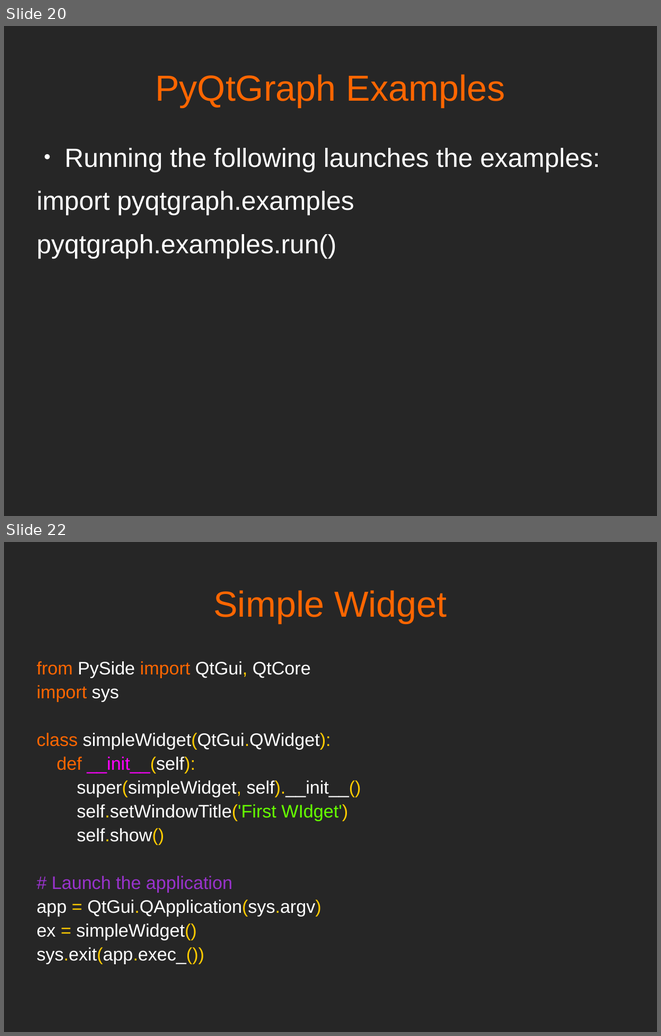
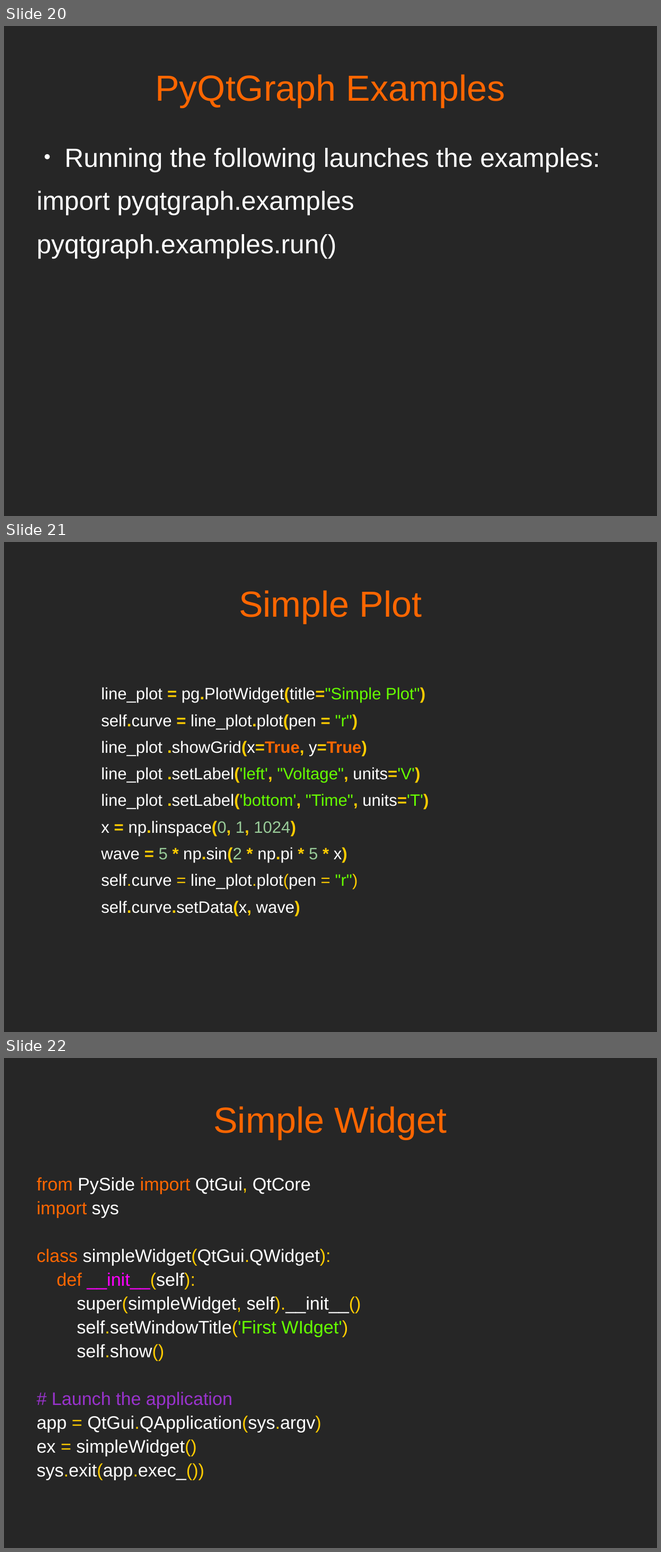
Before and after one commit to mfarhan12/qt-presentation, a slide deck: OPAG QT Presentation.odp. Shown one above the other, each under a label of ours: slides 20 and 22 before the commit, slides 20, 21 and 22 after it; the slides between them are not shown. The pictures are 661x1036 and 661x1552 pixels, drawn with LibreOffice and Linux fonts; fonts in the diff are those of the drawing. Boxes give left, top, right and bottom in pixels: in the first picture for what was removed or moved away, otherwise in the second. Text is boxed around its words. In the diff, an @@ line names an element or a change of style, - is before the commit and + after.

Commit message:
modified simple plot example

```diff
--- a/OPAG QT Presentation.odp
+++ b/OPAG QT Presentation.odp
@@ slide 21 added at (4,542,657,1032), background #262626 @@
@@ text added at (239,590,422,623), 44 pt, text #FF6600 @@
+Simple Plot
@@ text added at (101,687,429,916), 20 pt, text #FFFFFF @@
+line_plot = pg.PlotWidget(title="Simple Plot")
+self.curve = line_plot.plot(pen = "r")
+line_plot .showGrid(x=True, y=True)
+line_plot .setLabel('left', "Voltage", units='V')
+line_plot .setLabel('bottom', "Time", units='T')
+x = np.linspace(0, 1, 1024)
+wave = 5 * np.sin(2 * np.pi * 5 * x)
+self.curve = line_plot.plot(pen = "r")
+self.curve.setData(x, wave)
```
Also in this commit, not shown: 1 slide removed, 3 other files.
